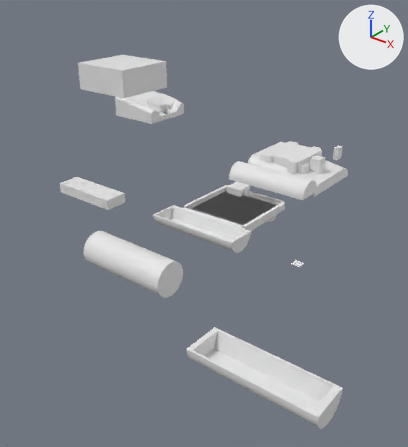
The Blender file case.blend, before and after one commit.
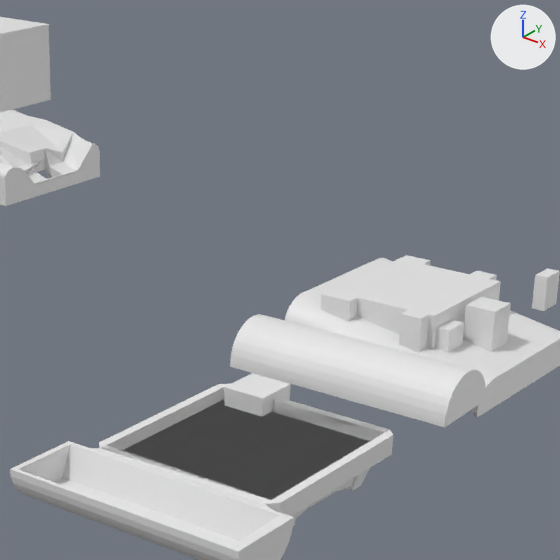
Each version appears first whole from a 50 mm lens placed at (245.0, -318.0, 193.0), pointed at (-35.0, 32.0, -24.0), and next in a close-up on the part from 37% to 84% of the width and 12% to 55% of the height. Arrows for +X, +Y and +Z are at upper right; the lights stay in place.

Names of what the first close-up shows: 'Cube', 'Cube.001', 'Cube.003', 'ScreenTILT', 'joiner', 'switchHole', 'switchHole.001', 'usb'.
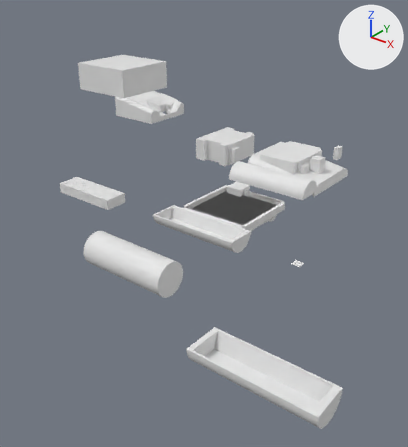
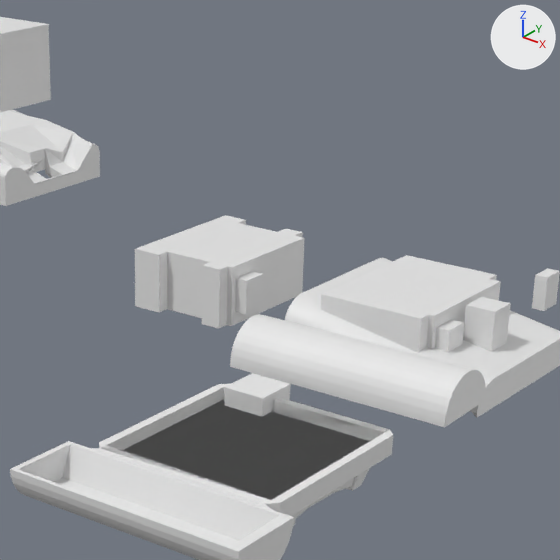
The change, as a diff of the scene's bpy script:
```diff
--- a/case.blend.py
+++ b/case.blend.py
@@ me_cube_004 @@
 # used by ob_screentilt; location = (-2.3, 86.0, 20.4); scale = (0.0192, 0.0192, 0.0192)
 # verts and faces of me_cube_004; kept vertices keep their numbers, new ones are numbered from 128
 # before: 18 (-280.0, 1128.0, 113.0), 19 (313.0, 1128.0, 113.0), 30 (313.0, 1128.0, -963.0), 38 (313.0, 893.0, 113.0), 50 (313.0, 1128.0, -156.0)
 # before: 64 (313.0, 893.0, -963.0), 65 (313.0, 1128.0, -694.0), 70 (-648.0, 892.0, 113.0), 71 (-648.0, 1128.0, 113.0), 72 (-648.0, 892.0, -156.0)
 # before: 75 (313.0, 893.0, -156.0), 95 (-648.0, 1128.0, -156.0), 98 (313.0, 1128.0, -425.0), 104 (-648.0, 1128.0, -963.0), 105 (-648.0, 892.0, -963.0)
 # before: 111 (313.0, 893.0, -694.0), 113 (-648.0, 1128.0, -694.0), 114 (-648.0, 892.0, -694.0), 115 (-648.0, 892.0, -425.0), 118 (313.0, 893.0, -425.0)
 # before: 123 (-648.0, 1128.0, -425.0)
-me_cube_004.from_pydata(...)  # 128 vertices, 111 faces; spans x -1204.0..1021.0, y 892.0..3711.0, z -963.0..113.0
+me_cube_004.from_pydata(...)  # 123 vertices, 95 faces; spans x -1204.0..1021.0, y 892.0..3616.0, z -963.0..113.0
+# me_cube_004 part 1
+# 5 vertices are removed from x -722.0, y 3612.0..3711.0, z -963.0..113.0
+# 14 faces are deleted
+# 4 new faces join them
+# me_cube_004 part 2
+delete_faces([(19, 50, 75, 38), (30, 64, 111, 65), (70, 72, 95, 71), (50, 98, 118, 75), (104, 113, 114, 105), (65, 111, 118, 98)])
+delete_faces([(113, 123, 115, 114), (72, 115, 123, 95)])
+faces += [(38, 70, 72, 115, 114, 105, 64, 111, 118, 75), (18, 71, 70, 38, 19)]
@@ ob_screentilt_001 @@
+ob_screentilt_001 = bpy.data.objects.new('ScreenTILT.001', me_cube_004.copy())  # the mesh of ob_screentilt
+ob_screentilt_001.location = (-78.9, 86.0, 20.4)
+ob_screentilt_001.scale = (0.0192, 0.0192, 0.0192)
+_m = ob_screentilt_001.modifiers.new('Boolean', 'BOOLEAN')
+_m.operation = 'INTERSECT'
+_m.solver = 'FLOAT'
```

Changed parts and their boxes (x1, y1, x2, y2) in the close-ups (560 x 560 px):
'ScreenTILT.001', added
    after: (135, 215, 305, 329)
part 1 of me_cube_004, cut back
    before: (399, 255, 431, 266)
    after: (399, 255, 477, 274)
part 2 of me_cube_004, cut back
    before: (349, 298, 358, 321)
    after: (349, 298, 407, 344)
